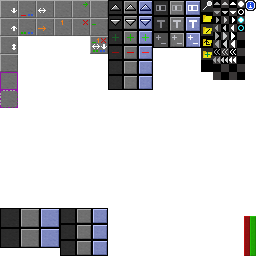
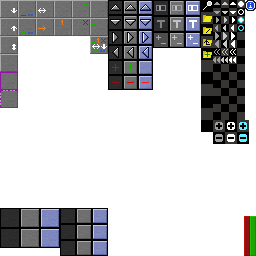
Layer changes from the first 256×256 image to the second:
painted on "Icons" over box(112, 32, 247, 142)
painted on "Background" over box(170, 1, 200, 47)
painted on "Mockup" over box(136, 0, 249, 144)
